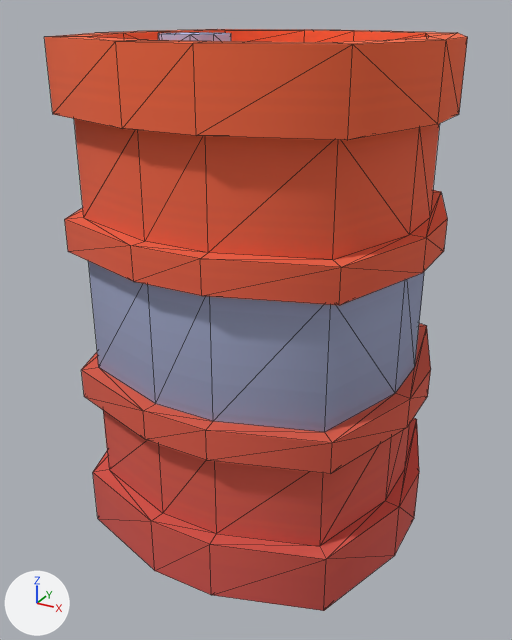
An edit to the glTF model Assets/UnityEve/Art/Models/survival/barrel.glb, drawn before and after from the same camera.
The view is the same before and after, from a camera (50 mm lens) standing at (0.224, -0.421, 0.359) and looking at (-0.002, -0.01, 0.154). Arrows for +X, +Y and +Z are at lower left; the lights stay in place. The first picture is the older version. Mesh edges are drawn as thin lines. Vertices at exactly the same position are counted once.

Names of what the first picture shows: 'barrel'.
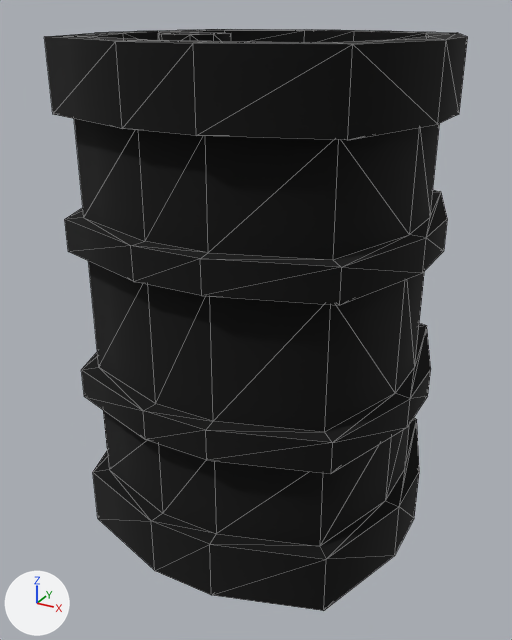
Where the change shows, as pixel boxes [x1, y1, x2, y2] in the pictures (512 x 640 px):
part 1 of me_barrel, surface changed (red to black): [44, 29, 468, 611] in both

The change, as a list of edits to the scene's bpy script:
```text
Change me_barrel:
    where me_barrel.from_pydata(...)  # 208 vertices, 412 faces; spans x -0.118..0.118, y -0.118..0.118, z 0.0..0.344
    used by ob_barrel; location = (0.0, 0.0, 0.0)
    me_barrel part 1: 412 kept faces spanning x -0.118..0.118, y -0.118..0.118, z 0.0..0.344 get new texture (UV) coordinates
```
